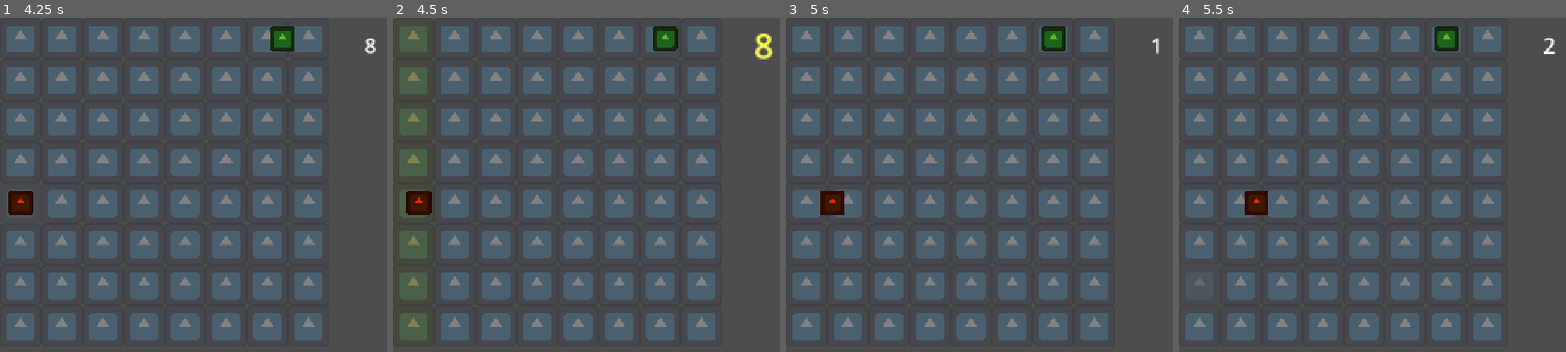
Above: before the commit, frames 1-4 (left to right).
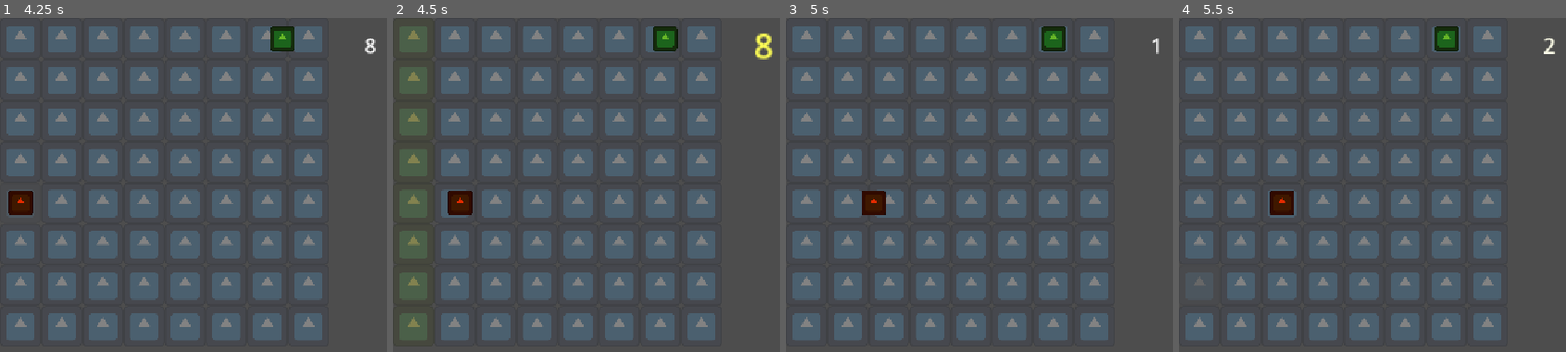
Above: after the commit, the same moments.

Repository: pgpais/gmtk-2026
Game: Godot game, scene res://main.tscn
Same seed, same stepped clock (60 frames per second), same inputs: the game is played once before the commit and once after it. The engine's default icon, where the game draws it, is replaced by a stand-in: a white triangle on a blue panel in a dark square.
Inputs (mouse positions are in pixels of both pictures, inside the frame that each line leads up to):
- Up to frame 1 (4.25 s): tap Enter at 0.5, 2, 3.5 s; move the mouse to (19, 38) at 0.52 s; tap Space (move_ticker) at 0.6, 1.25, 1.35, 2.1, 2.75, 2.85, 3.6 s; move the mouse to (19, 78) at 1.27 s; move the mouse to (19, 121) at 2.02 s; move the mouse to (19, 161) at 2.77 s; move the mouse to (19, 201) at 3.52 s
- Up to frame 2 (4.5 s): move the mouse to (412, 245) at 4.27 s; tap Space (move_ticker) at 4.35 s
- Up to frame 3 (5 s): no input
- Up to frame 4 (5.5 s): move the mouse to (1198, 285) at 5.02 s; tap Space (move_ticker) at 5.1 s

Frame 1 is identical in both runs. In frame 2, 0.9% of the frame differs, in the area x 3-21%, y 51-60%; in frame 3, 0.9%; in frame 4, 0.9%.

Commit message:
changed entities and enemies to handle movement_strategies

Diff:
--- a/entities/enemy.gd
+++ b/entities/enemy.gd
@@ -20,3 +20,4 @@
 
 	if not is_attacking: # if it attacked someone, stop doing actions. else, move
 		move(1, 0)
+		perform_movement()
--- a/entities/entity.gd
+++ b/entities/entity.gd
@@ -2,6 +2,7 @@
 extends Node2D
 
 @onready var grid_map : LayerGridMap = %LayerGridMap
+signal finished_movement()
 
 #region node references
 @export var sprite : Sprite2D
@@ -31,6 +32,7 @@
 #endregion
 
 var current_tile : Tile = null
+@export var movement_strategy: MovementStrategy
 
 func _ready() -> void:
 	if not current_tile:
@@ -45,6 +47,9 @@
 func trigger():
 	pass
 
+func set_movement_strategy(movement_strategy: MovementStrategy):
+	self.movement_strategy = movement_strategy
+
 # directly move to position
 func _set_position(position):
 	global_position = position
@@ -52,6 +57,13 @@
 func _move_to_tile(target_tile):
 	var tween = create_tween()
 	tween.tween_method(_set_position, current_tile.global_position, target_tile.global_position, time_to_move)
+	tween.tween_callback(finished_movement.emit)
+
+func perform_movement():
+	if movement_strategy:
+		movement_strategy.move(self)
+	else:
+		move(1, 0)
 
 func move(x, y):
 	var new_layer_index = 0
